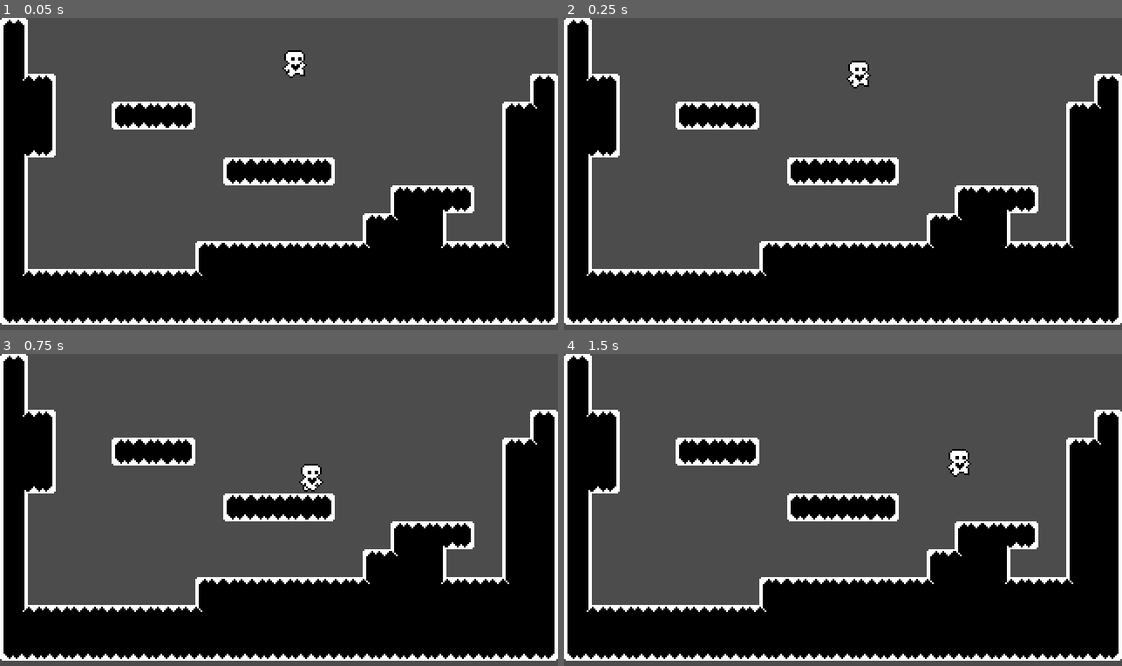
Above: before the commit, frames 1-4 (two rows, left to right).
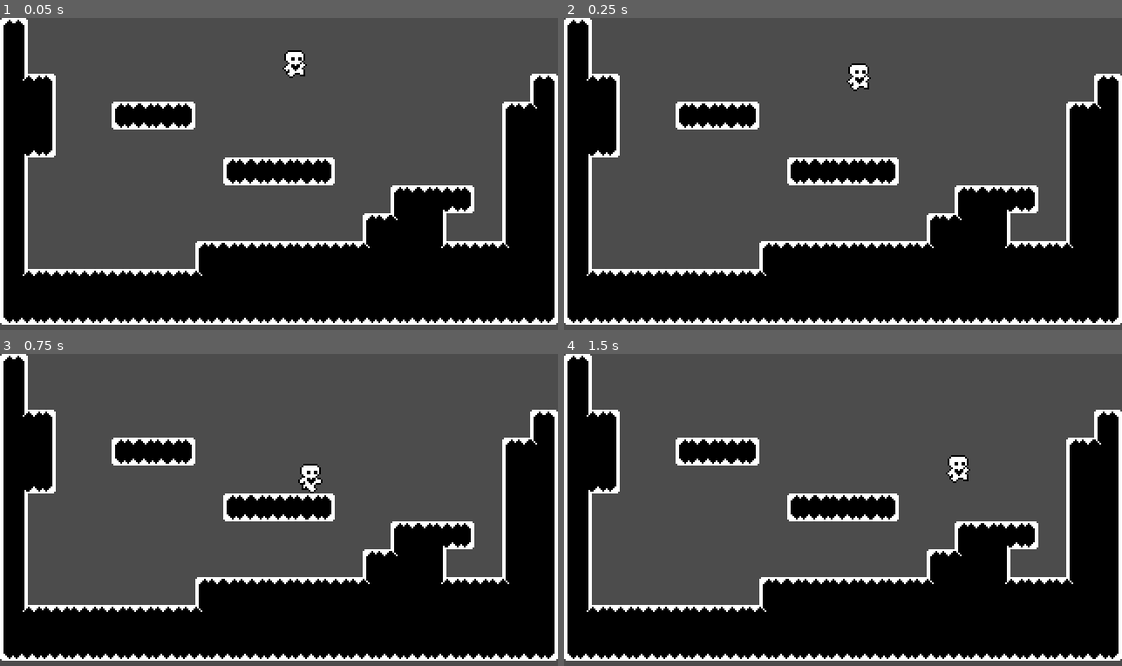
Above: after the commit, the same moments.

Repository: Brun02/Jogo-Plataforma
Game: Godot game, scene res://World.tscn
Two runs of this game, one before a commit and one after it. Both use one fixed random seed, a clock stepped at 60 frames per second and the inputs below.
Inputs:
- Up to frame 1 (0.05 s): no input
- Up to frame 2 (0.25 s): no input
- Up to frame 3 (0.75 s): hold Right (ui_right) from 0.53 s (still down)
- Up to frame 4 (1.5 s): keep holding Right (ui_right); tap Up (ui_up) at 0.77 s

Frame 1 is identical in both runs. In frame 2, 0.2% of the frame differs, in the area x 50-55%, y 13-24%; in frame 3, 0.1%; in frame 4, 0.3%, in the area x 68-73%, y 30-42%.

Commit message:
fixing bug with is_on_flor function

Diff:
--- a/Palmtree Plataform/Player.gd
+++ b/Palmtree Plataform/Player.gd
@@ -1,34 +1,35 @@
 extends KinematicBody2D
-
-const ACCELERATION = 521
+const TARGET_FPS = 60
+const ACCELERATION = 8
 const MAX_SPEED = 64
-const FRICTION = 0.25
-const AIR_RESISTANCE = 0.02
-const GRAVITY = 200
-const JUMP_FORCE = 128
+const FRICTION = 10
+const AIR_RESISTANCE = 1
+const GRAVITY = 4
+const JUMP_FORCE = 140
 
 var motion = Vector2.ZERO
 
 onready var sprite = $Sprite #getting acess to sprite
 onready var animationPlayer = $AnimationPlayer
 
+
 func _physics_process(delta):
 	var x_input = Input.get_action_strength("ui_right") - Input.get_action_strength("ui_left") #1 if we are pressing right -1 if left 0 if none
 
 	if x_input !=0:
 		animationPlayer.play("Run")
-		motion.x += x_input * ACCELERATION * delta
+		motion.x += x_input * ACCELERATION * delta * TARGET_FPS
 		motion.x =clamp(motion.x, -MAX_SPEED, MAX_SPEED) #preveting motion to to get out of bounds
 		sprite.flip_h = x_input <0
 	else:
 		animationPlayer.play("Stand")
 
+	motion.y += GRAVITY * delta * TARGET_FPS #applying gravity
 
-	motion.y += GRAVITY * delta #applying gravity
 
 	if is_on_floor():
 		if x_input == 0:
-			motion.x = lerp(motion.x, 0, FRICTION) #approaching motion value to 0 by friction
+			motion.x = lerp(motion.x, 0, FRICTION * delta) #approaching motion value to 0 by friction
 
 		if Input.is_action_just_pressed("ui_up"):
 			motion.y = -JUMP_FORCE
@@ -39,5 +40,5 @@
 			motion.y = -JUMP_FORCE/2 #slowing the player down if we release the jump key
 
 		if x_input == 0:
-			motion.x = lerp(motion.x, 0, AIR_RESISTANCE)
+			motion.x = lerp(motion.x, 0, AIR_RESISTANCE * delta)
 	motion = move_and_slide(motion, Vector2.UP) #setting motion as the parameter to move
--- a/Palmtree Plataform/Player.tscn
+++ b/Palmtree Plataform/Player.tscn
@@ -22,8 +22,7 @@
 "values": [ 6 ]
 }
 
-[sub_resource type="Animation" id=2]
-resource_name = "Run"
+[sub_resource type="Animation" id=3]
 length = 0.6
 loop = true
 tracks/0/type = "value"
@@ -39,8 +38,7 @@
 "values": [ 1, 2, 3, 4, 5, 3 ]
 }
 
-[sub_resource type="Animation" id=3]
-resource_name = "Stand"
+[sub_resource type="Animation" id=4]
 tracks/0/type = "value"
 tracks/0/path = NodePath("Sprite:frame")
 tracks/0/interp = 1
@@ -68,6 +66,6 @@
 shape = SubResource( 1 )
 
 [node name="AnimationPlayer" type="AnimationPlayer" parent="."]
-anims/Jump = SubResource( 4 )
-anims/Run = SubResource( 2 )
-anims/Stand = SubResource( 3 )
+anims/Jump = SubResource( 2 )
+anims/Run = SubResource( 3 )
+anims/Stand = SubResource( 4 )
Not shown: 1 places in Palmtree Plataform/Player.tscn that only renumber resources
